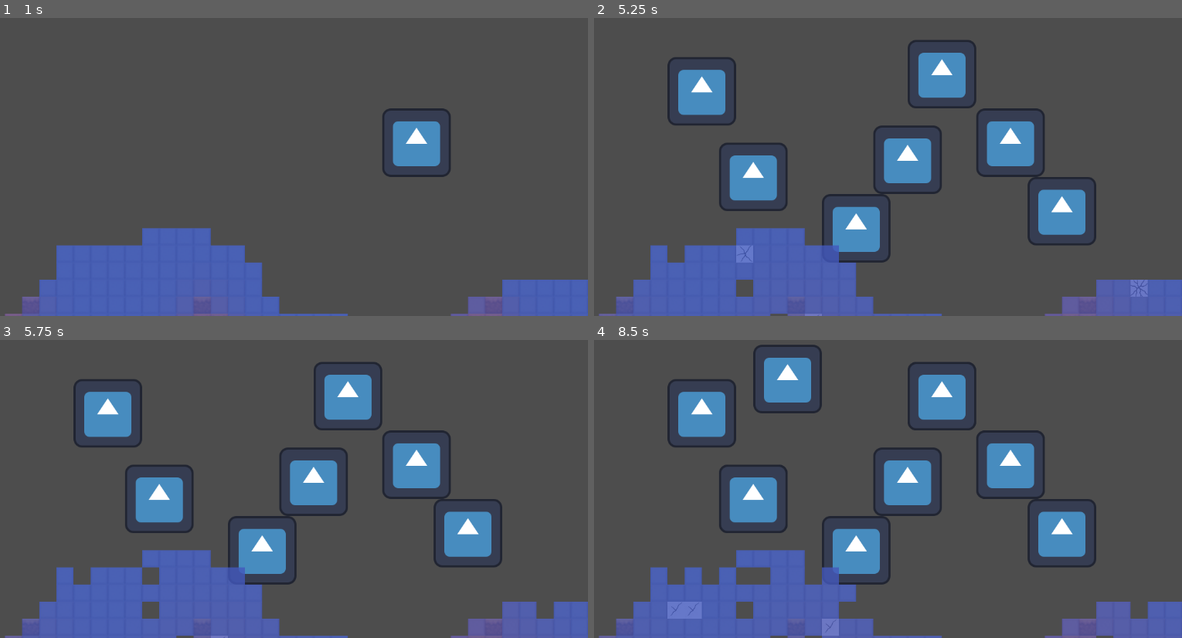
Above: before the commit, frames 1-4 (two rows, left to right).
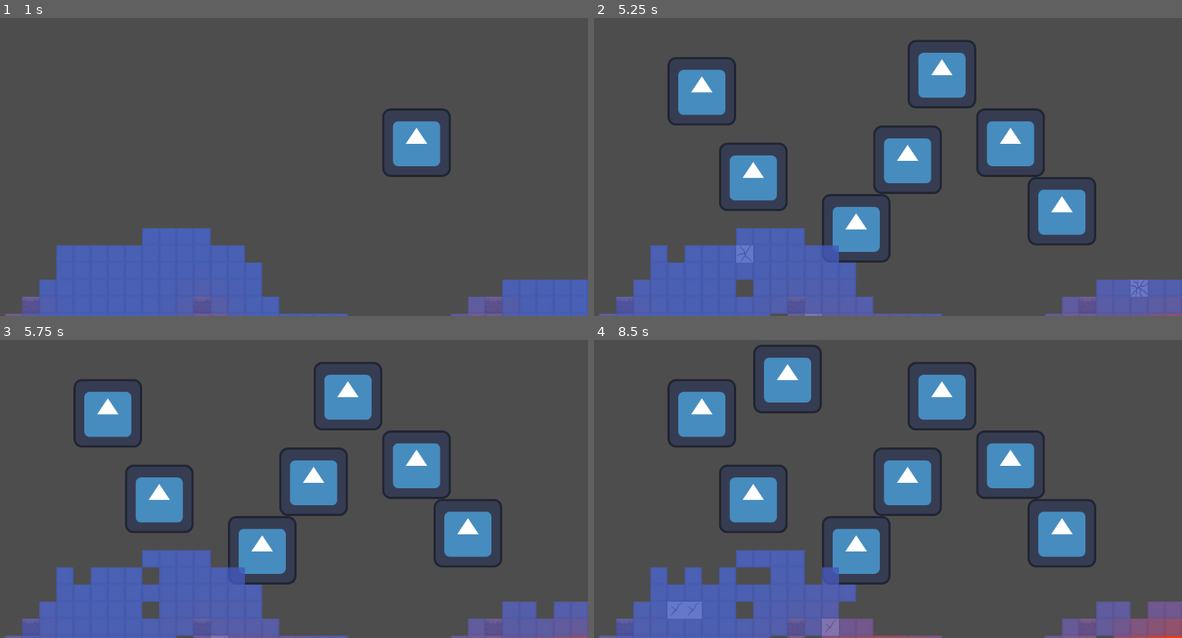
Above: after the commit, the same moments.

Repository: choe050919/starforge
Game: Godot game, scene res://scenes/world.tscn
The game is run twice, just before and just after one commit, with the same random seed, the same clock (stepped at 60 frames per second) and the same inputs. The engine's default icon, where the game draws it, is replaced by a stand-in: a white triangle on a blue panel in a dark square.
Inputs (mouse positions are in pixels of both pictures, inside the frame that each line leads up to):
- Up to frame 1 (1 s): tap Enter at 0.5 s; move the mouse to (417, 125) at 0.52 s; tap T at 0.6 s; click (417, 125) at 0.67 s
- Up to frame 2 (5.25 s): tap Space at 1.25, 4.25 s; move the mouse to (752, 161) at 1.27 s; tap Y at 1.35, 2.85, 4.35 s; click (752, 161) at 1.42 s; tap Enter at 2 s; move the mouse to (935, 65) at 2.02 s; tap T at 2.1, 3.6, 5.1 s; click (935, 65) at 2.17 s; move the mouse to (840, 211) at 2.77 s; click (840, 211) at 2.92 s; move the mouse to (1058, 193) at 3.52 s; click (1058, 193) at 3.67 s; move the mouse to (688, 89) at 4.27 s; click (688, 89) at 4.42 s; move the mouse to (905, 143) at 5.02 s; click (905, 143) at 5.17 s
- Up to frame 3 (5.75 s): no input
- Up to frame 4 (8.5 s): move the mouse to (782, 378) at 5.77 s; tap Y at 5.85, 7.35 s; click (782, 378) at 5.92 s; tap Enter at 6.5 s; move the mouse to (1011, 447) at 6.52 s; tap T at 6.6, 8.1 s; click (1011, 447) at 6.67 s; move the mouse to (752, 483) at 7.27 s; click (752, 483) at 7.42 s; tap Space at 8 s; move the mouse to (935, 387) at 8.02 s; click (935, 387) at 8.17 s

Frame 1 is identical in both runs. In frame 2, less than 0.1% of the frame differs, in the area x 94-100%, y 99-100%; in frame 3, less than 0.1%; in frame 4, 1.6%, in the area x 32-100%, y 87-100%.

Commit message:
0.0.0.9
Temperature의 _diffuse 개편

Diff:
--- a/project.godot
+++ b/project.godot
@@ -11,7 +11,7 @@
 [application]
 
 config/name="StarForge"
-config/version="0.0.0.8"
+config/version="0.0.0.9"
 run/main_scene="uid://c5gv3n6byiin7"
 config/features=PackedStringArray("4.4", "Forward Plus")
 config/icon="res://icon.svg"
--- a/scenes/world.tscn
+++ b/scenes/world.tscn
@@ -51,6 +51,7 @@
 
 [node name="Temperature" type="Node" parent="Systems"]
 script = ExtResource("5_i7141")
+uranium_power_per_sec = 300.0
 
 [node name="SimClock" type="Node" parent="Systems"]
 script = ExtResource("5_qfnet")
--- a/scripts/temperature.gd
+++ b/scripts/temperature.gd
@@ -36,6 +36,9 @@
 const TILE_ICE := 1
 const TILE_GROUND := 2
 const TILE_URANIUM := 3
+
+# 이웃 방향(상하좌우)
+const DIRECTIONS := [Vector2i(0, -1), Vector2i(0, 1), Vector2i(-1, 0), Vector2i(1, 0)]
 
 func setup_from_tiles(tile_types: PackedInt32Array, grid_size: Vector2i) -> void:
 	size = grid_size
@@ -103,26 +106,13 @@
 			var sum_n: float = 0.0
 			var n: int = 0
 
-			# 위
-			var yy: int = max(0, y - 1)
-			var idx_n: int = yy * w + x
-			if solid_mask[idx_n] == 1:
-				sum_n += T[idx_n]; n += 1
-			# 아래
-			yy = min(h - 1, y + 1)
-			idx_n = yy * w + x
-			if solid_mask[idx_n] == 1:
-				sum_n += T[idx_n]; n += 1
-			# 왼쪽
-			var xx: int = max(0, x - 1)
-			idx_n = y * w + xx
-			if solid_mask[idx_n] == 1:
-				sum_n += T[idx_n]; n += 1
-			# 오른쪽
-			xx = min(w - 1, x + 1)
-			idx_n = y * w + xx
-			if solid_mask[idx_n] == 1:
-				sum_n += T[idx_n]; n += 1
+			for dir in DIRECTIONS:
+				var nx: int = clamp(x + dir.x, 0, w - 1)
+				var ny: int = clamp(y + dir.y, 0, h - 1)
+				var idx_n: int = ny * w + nx
+				if solid_mask[idx_n] == 1:
+					sum_n += T[idx_n]
+					n += 1
 
 			if n == 0:
 				# 완전히 고립된 셀(주변이 전부 공기)이면 변화 없음
